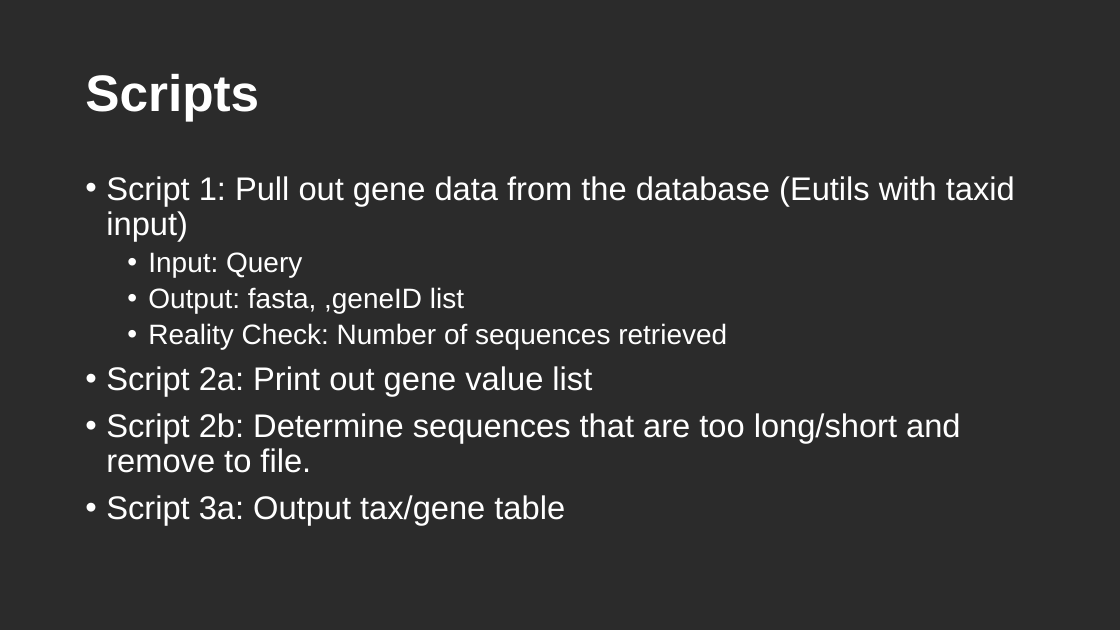
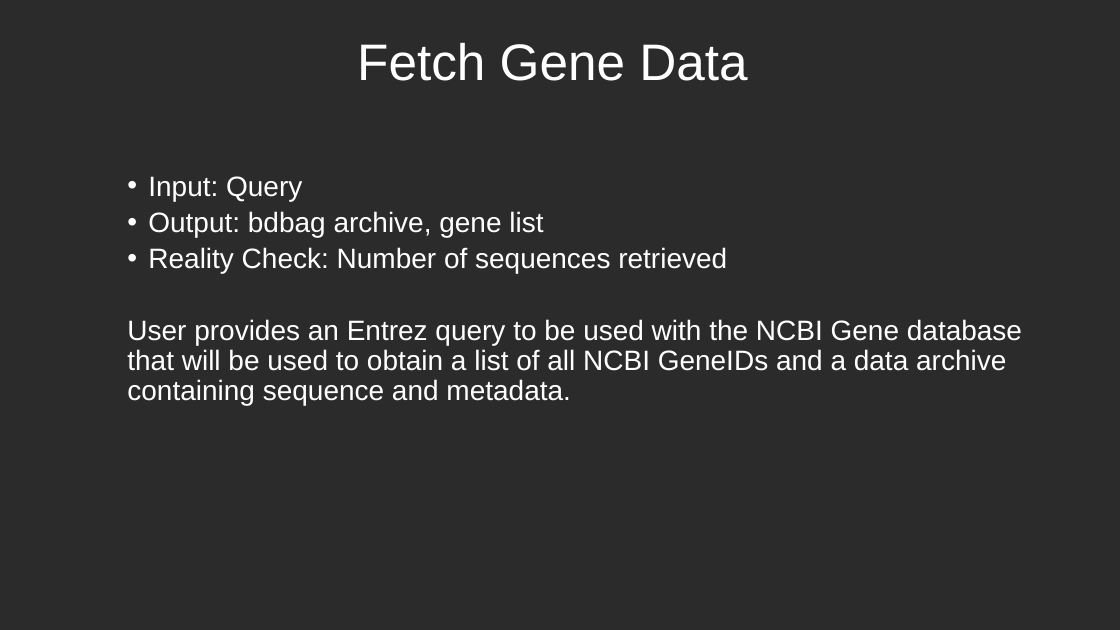
Before and after one commit to NCBI-Codeathons/Marker-Gene-Validator, a slide deck: slide 5 of Marker-Gene-Validator.pptx (slide 4 before the commit). Drawn at 1120x630 pixels with LibreOffice and Linux fonts; fonts in the diff are those of the drawing; background and template pictures are left out; a plain dark background stands for a picture behind light text. Boxes give left, top, right and bottom in pixels: in the first picture for what was removed or moved away, otherwise in the second. Text is boxed around its words. In the diff, an @@ line names an element or a change of style, - is before the commit and + after.

```diff
--- a/Marker-Gene-Validator.pptx
+++ b/Marker-Gene-Validator.pptx
@@ title at (x1=357, y1=43, x2=747, y2=81): text changed; bold off @@
-Scripts
+Fetch Gene Data
@@ text at (x1=106, y1=176, x2=1015, y2=241): paragraph removed @@
-• Script 1: Pull out gene data from the database (Eutils with taxid input)
@@ text at (x1=148, y1=211, x2=543, y2=237): text changed @@
-  • Output: fasta, ,geneID list
+  • Output: bdbag archive, gene list
@@ text at (x1=127, y1=319, x2=1022, y2=405): text changed; size 28 to 24 pt @@
-• Script 2a: Print out gene value list
-• Script 2b: Determine sequences that are too long/short and remove to file.
-• Script 3a: Output tax/gene table
+  User provides an Entrez query to be used with the NCBI Gene database that will be used to obtain a list of all NCBI GeneIDs and a data archive containing sequence and metadata.
```
Also in this commit, not shown: 2 other slides changed, 8 slides added.
